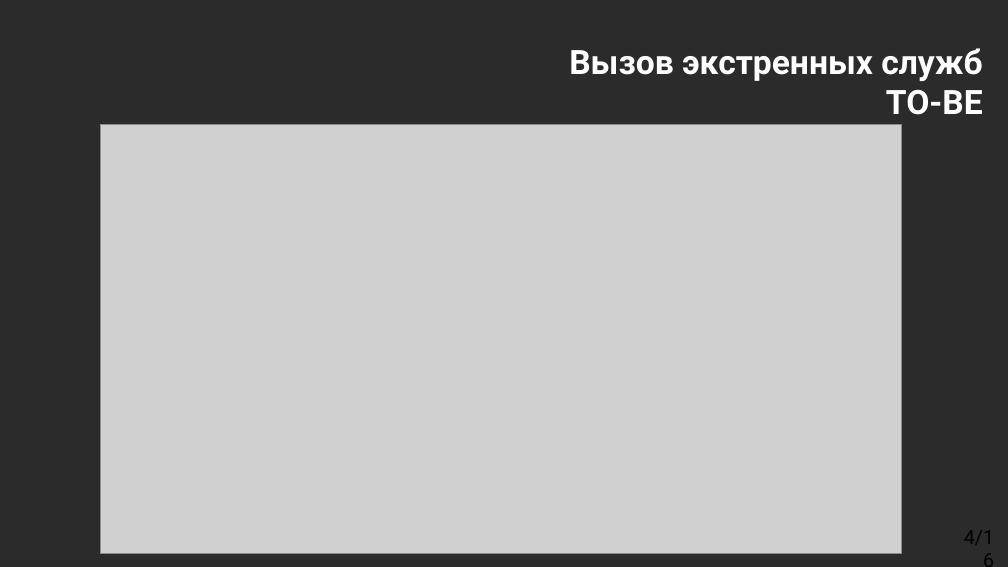
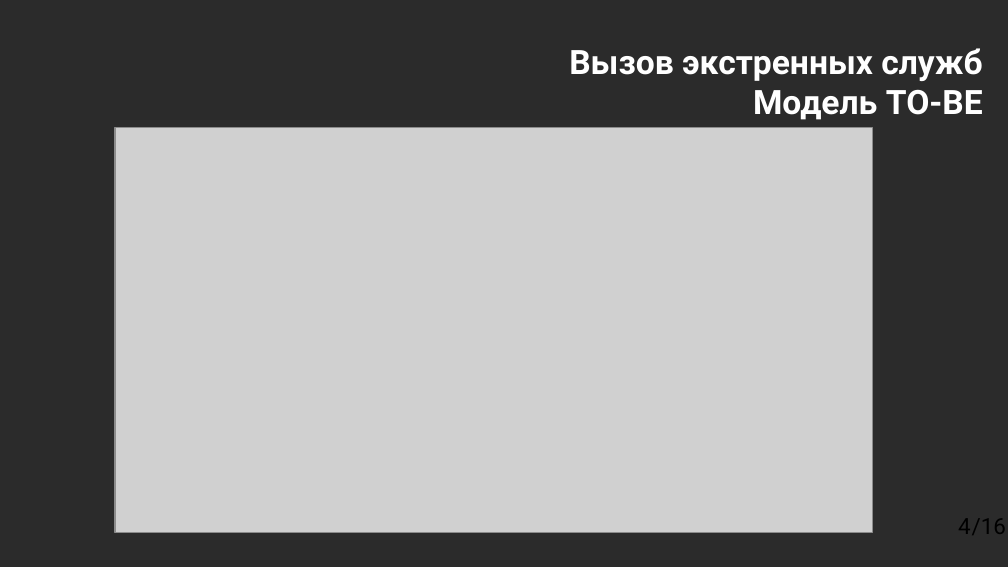
Before and after one commit to BRKot/DiplomGit, a slide deck: slide 4 of Пантелеевы Артём.pptx. Drawn at 1008x567 pixels with LibreOffice and Linux fonts; fonts in the diff are those of the drawing; grey boxes stand for pictures; background and template pictures are left out; a plain dark background stands for a picture behind light text. Boxes give left, top, right and bottom in pixels: in the first picture for what was removed or moved away, otherwise in the second. Text is boxed around its words. In the diff, an @@ line names an element or a change of style, - is before the commit and + after.

```diff
--- a/Пантелеевы Артём.pptx
+++ b/Пантелеевы Артём.pptx
@@ title at <box>569,48,983,120</box>: text changed @@
-Вызов экстренных служб
-TO-BE
+Вызов экстренных служб
+Модель TO-BE
@@ picture: place and size @@
-picture at <box>100,125,901,553</box>
+picture at <box>115,128,872,533</box>
@@ text "/16" at <box>958,519,1006,535</box>: vertical alignment top to middle @@
@@ text at <box>958,519,1006,535</box>: text changed; size 14 to 16 pt @@
-4/16
+/16
@@ page number added at <box>958,519,1006,535</box>, 16 pt, text #000000 @@
+4
```
Also in this commit, not shown: 15 other slides changed, 14 other files.
